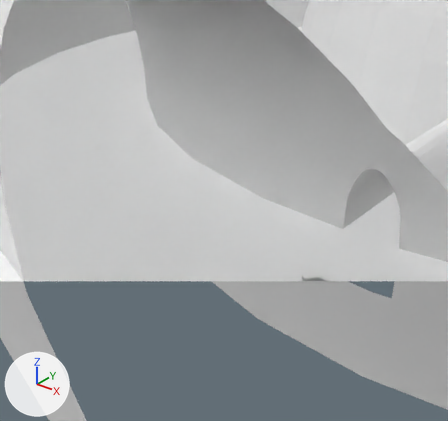
Renders of the Blender file data/levels/castle_hall.blend from each side of a commit.
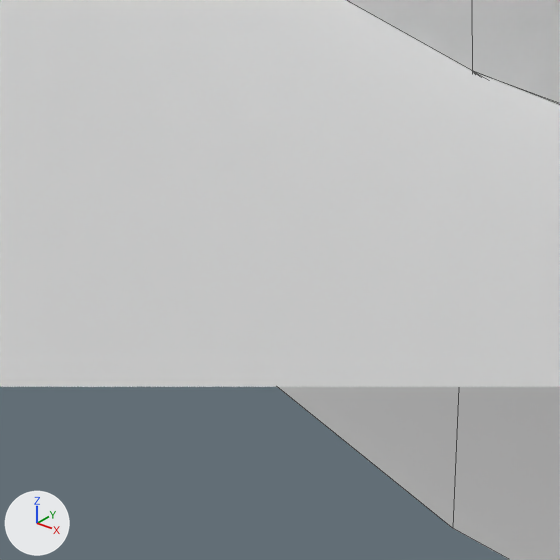
The first picture shows the older version from a camera (50 mm lens) standing at (14.37, -84.03, 19.18) and looking at (-6.86, -57.48, 2.72). The close-ups show both versions on the part from 31% to 64% of the width and 43% to 78% of the height of that picture. Every picture has the same lights, and +X, +Y and +Z are marked at lower left. The close-ups show mesh edges as thin lines. Everything nearer to the camera than a plane just in front of the edit is cut away.

The older version as bpy lines, for what is in view:
```python
me_itemsword_1 = bpy.data.meshes.new('ItemSword_1')
me_itemsword_1.from_pydata(...)  # a box spanning x -0.147..0.147, y -0.147..0.147, z -0.147..0.147
me_meshground = bpy.data.meshes.new('MeshGround')
me_meshground.from_pydata(...)  # 87 vertices, 88 faces; spans x -16.9..17.1, y -17.0..17.0, z 0.0
me_meshground.materials.append(mat_matground)  # its picture is missing
me_meshtunnelaround = bpy.data.meshes.new('MeshTunnelAround')
me_meshtunnelaround.from_pydata(...)  # 734 vertices, 685 faces, 32 loose edges; spans x -3.7..23.7, y -2.1..3.7, z -12.6..14.8
me_meshtunnelaround.polygons.foreach_set('use_smooth', [True] * 685)
me_meshtunnelaround.materials.append(mat_matundertexture)  # its picture is missing
ob_ground = bpy.data.objects.new('Ground', me_meshground)
ob_ground.location = (-0.11, -0.41, 0.04)
ob_ground.scale = (5.0, 5.0, 5.0)
ob_objitemsword_1 = bpy.data.objects.new('ObjItemSword_1', me_itemsword_1)
ob_objitemsword_1.location = (-0.22, 56.45, 0.85)
ob_objitemsword_1.rotation_euler = (1.571, 0.0, 0.0)  # degrees (90, 0, 0)
ob_objitemsword_1.scale = (5.0, 5.0, 5.0)
ob_tunnelaround = bpy.data.objects.new('TunnelAround', me_meshtunnelaround)
ob_tunnelaround.location = (-5.11, -50.41, 0.04)
ob_tunnelaround.rotation_euler = (1.571, 0.0, 1.571)  # degrees (90, 0, 90)
ob_tunnelaround.scale = (5.0, 5.0, 5.0)
```
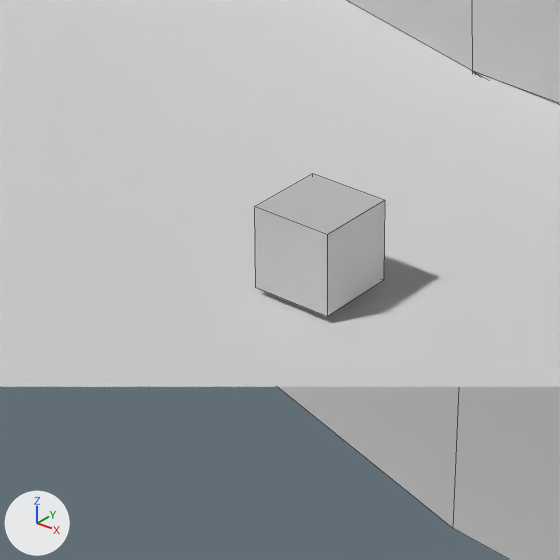
What differs and where, as boxes (x1, y1, x2, y2) in the close-ups (560 x 560 px):
```json
{"object": "ObjItemScrFlying_2", "change": "added", "after": [255, 174, 385, 316]}
```

Scene script edits in JSON lines:
```json
{"op": "add", "block": "ob_objitemscrflying_2", "code": ["ob_objitemscrflying_2 = bpy.data.objects.new('ObjItemScrFlying_2', me_itemsword_1.copy())  # the mesh of ob_objitemsword_1", "ob_objitemscrflying_2.location = (-6.38, -58.22, 0.91)", "ob_objitemscrflying_2.rotation_euler = (1.571, 0.0, 0.0)  # degrees (90, 0, 0)", "ob_objitemscrflying_2.scale = (5.0, 5.0, 5.0)"]}
```
